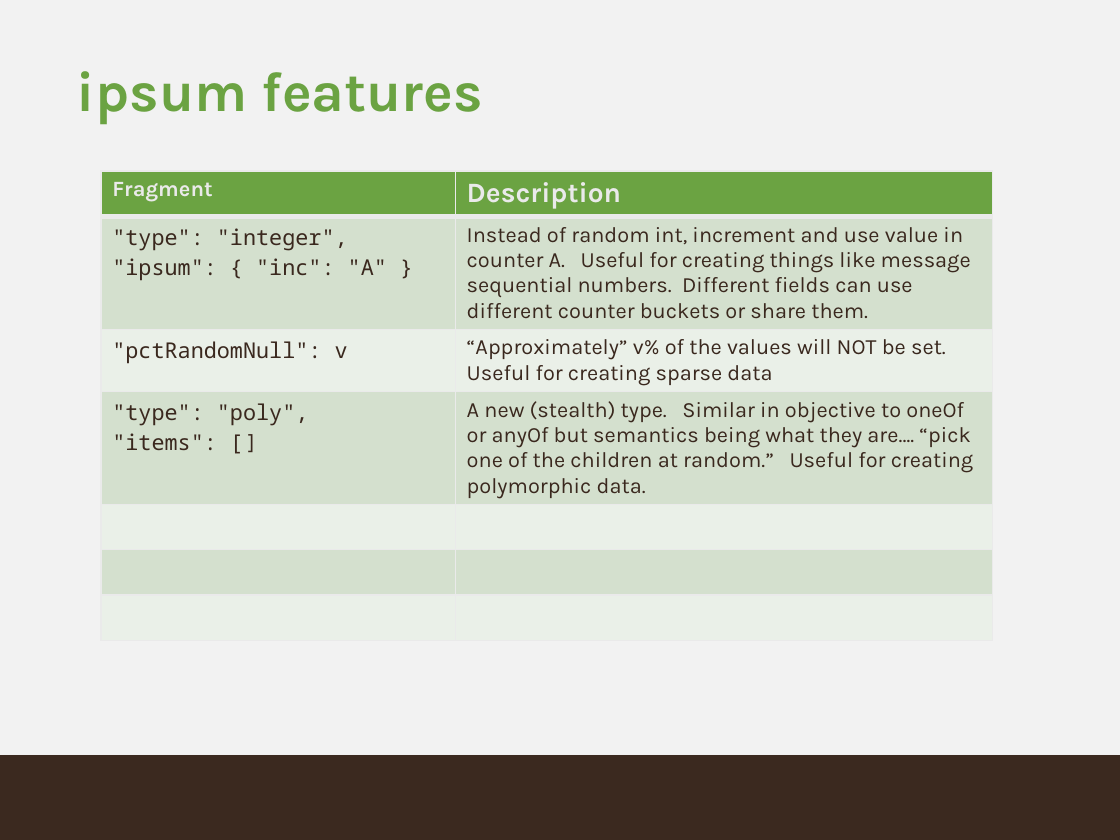
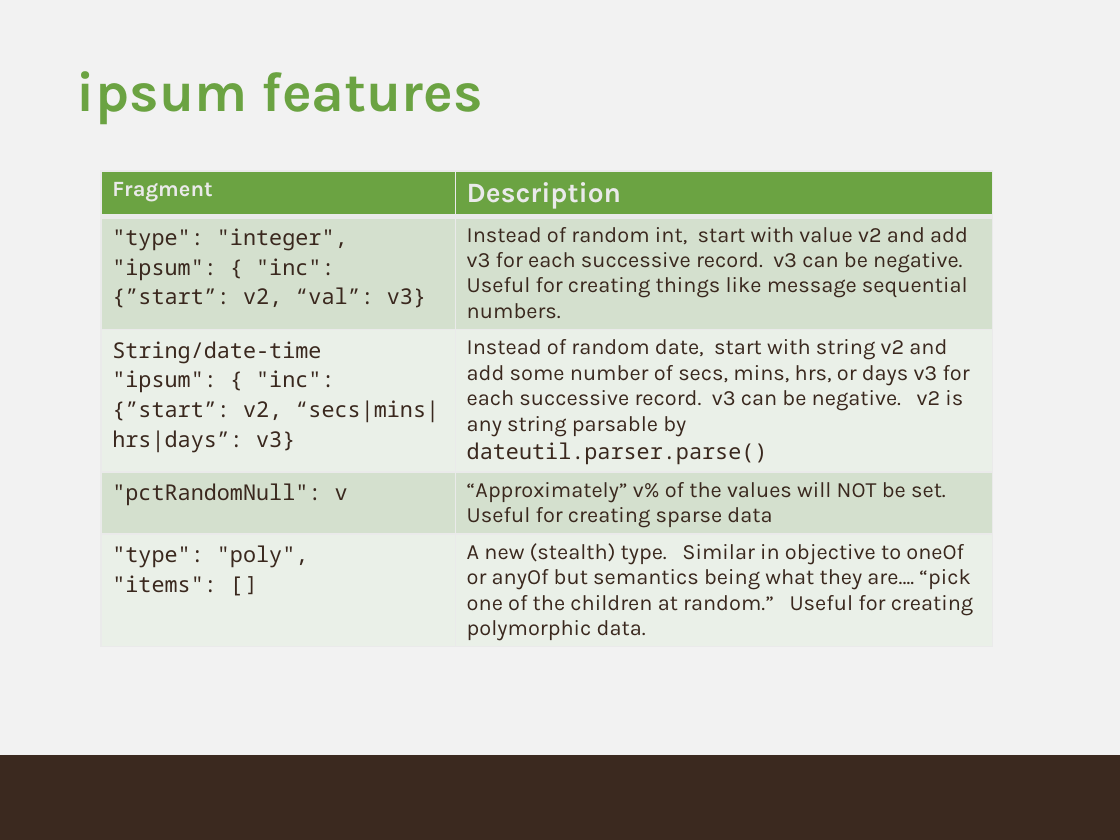
Before and after one commit to buzzm/ipsum, a slide deck: slide 5 of ipsum.pptx. Drawn at 1120x840 pixels with LibreOffice and Linux fonts; fonts in the diff are those of the drawing; background and template pictures are left out. Boxes give left, top, right and bottom in pixels: in the first picture for what was removed or moved away, otherwise in the second. Text is boxed around its words. In the diff, an @@ line names an element or a change of style, - is before the commit and + after.

Commit message:
Some fixups, add inc feature for date-time, and provide some sample shape.jsch files.

```diff
--- a/ipsum.pptx
+++ b/ipsum.pptx
@@ table at bbox=[101, 171, 991, 645] @@
-row 2: "type": "integer", / "ipsum": { "inc": "A" } | Instead of random int, increment and use value in counter A. Useful for creating things like message sequential numbers. Different fields can use different counter buckets or share them.
+row 2: "type": "integer", / "ipsum": { "inc": {”start”: v2, “val”: v3} | Instead of random int, start with value v2 and add v3 for each successive record. v3 can be negative. Useful for creating things like message sequential numbers.
+row 3: String/date-time / "ipsum": { "inc": {”start”: v2, “secs|mins|hrs|days”: v3} | Instead of random date, start with string v2 and add some number of secs, mins, hrs, or days v3 for each successive record. v3 can be negative. v2 is any string parsable by dateutil.parser.parse()
-row 5:  | 
-row 6:  | 
-row 7:  | 
```
Also in this commit, not shown: 1 other slide changed, 7 other files.
